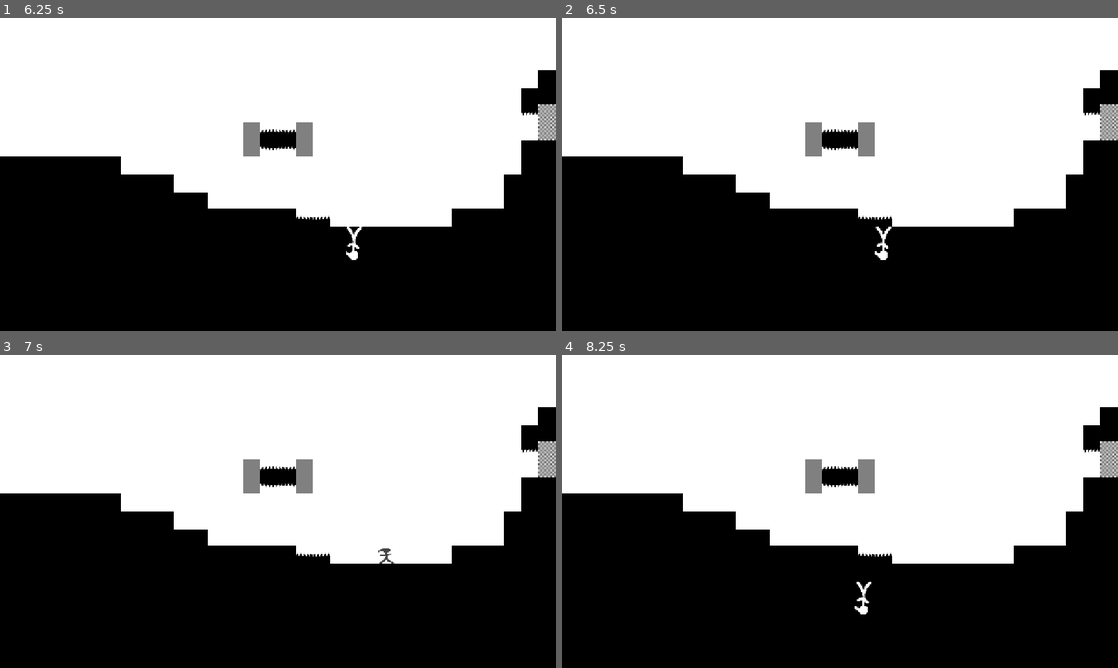
Above: before the commit, frames 1-4 (two rows, left to right).
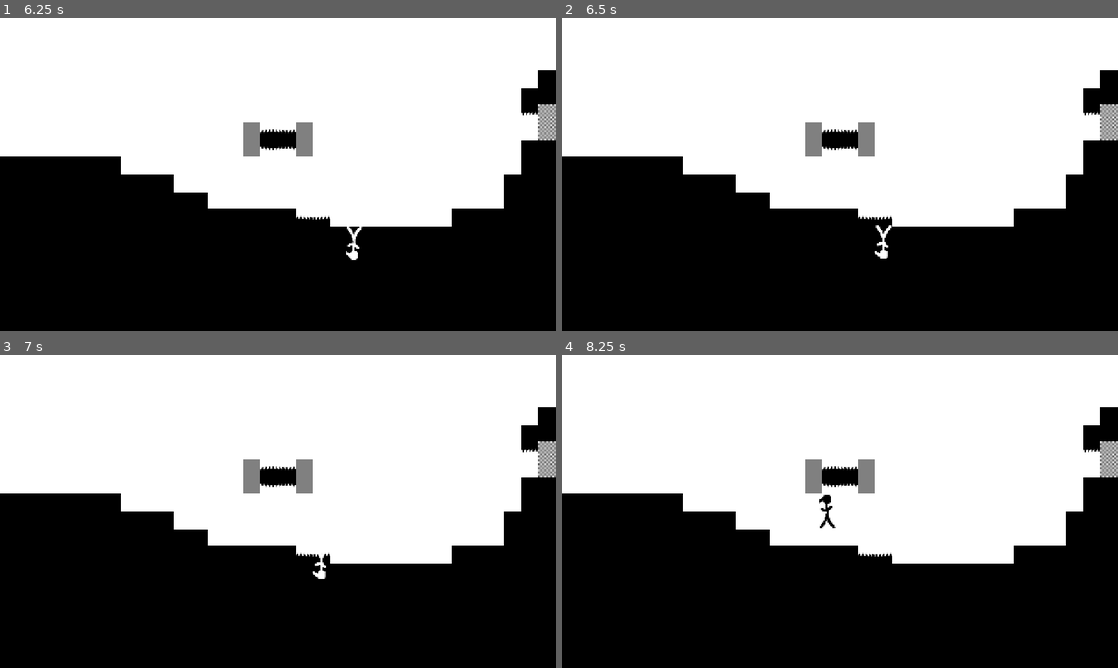
Above: after the commit, the same moments.

Repository: KIT-GameJam/FlipFlop
Game: Godot game, scene res://core/gamemanager.tscn
Same seed, same stepped clock (60 frames per second), same inputs: the game is played once before the commit and once after it.
Inputs (mouse positions are in pixels of both pictures, inside the frame that each line leads up to):
- Up to frame 1 (6.25 s): click "Start" at 0.5 s; click "Continue" at 1.25 s; tap Enter at 2 s; move the mouse to (305, 174) at 2.02 s; hold D (move_right) 2.03-3.53 s; tap E (flip) every 0.75 s from 2.1 to 5.85 s; tap W (jump) at 2.27, 3.02, 4.52, 5.27, 6.02 s; move the mouse to (250, 174) at 2.77 s; move the mouse to (289, 168) at 3.52 s; hold A (move_left) 3.53-4.28 s; move the mouse to (272, 180) at 4.27 s; hold D (move_right) 4.28-5.78 s; move the mouse to (316, 177) at 5.02 s; move the mouse to (233, 171) at 5.77 s; hold A (move_left) from 5.78 s (still down)
- Up to frame 2 (6.5 s): keep holding A (move_left)
- Up to frame 3 (7 s): move the mouse to (283, 511) at 6.52 s; release A (move_left) at 6.53 s; hold D (move_right) from 6.53 s (still down); tap E (flip) at 6.6 s
- Up to frame 4 (8.25 s): move the mouse to (817, 505) at 7.27 s; release D (move_right) at 7.28 s; hold A (move_left) from 7.28 s (still down); tap E (flip) at 7.35, 8.1 s; tap W (jump) at 7.52 s; move the mouse to (867, 511) at 8.02 s

Frame 1 is identical in both runs. In frame 2, less than 0.1% of the frame differs, in the area x 56-60%, y 66-78%; in frame 3, 0.2%; in frame 4, 0.3%, in the area x 46-56%, y 44-83%.

Commit message:
Move spikes to right plane

Diff:
--- a/levels/abstract_level.tscn
+++ b/levels/abstract_level.tscn
@@ -26,8 +26,8 @@
 physics_layer_1/collision_mask = 4
 physics_layer_2/collision_layer = 6
 physics_layer_2/collision_mask = 6
-physics_layer_3/collision_layer = 8
-physics_layer_3/collision_mask = 8
+physics_layer_3/collision_layer = 16
+physics_layer_3/collision_mask = 16
 sources/0 = SubResource("TileSetAtlasSource_1u8rv")
 
 [node name="AbstractLevel" type="Node2D" unique_id=226412309]
